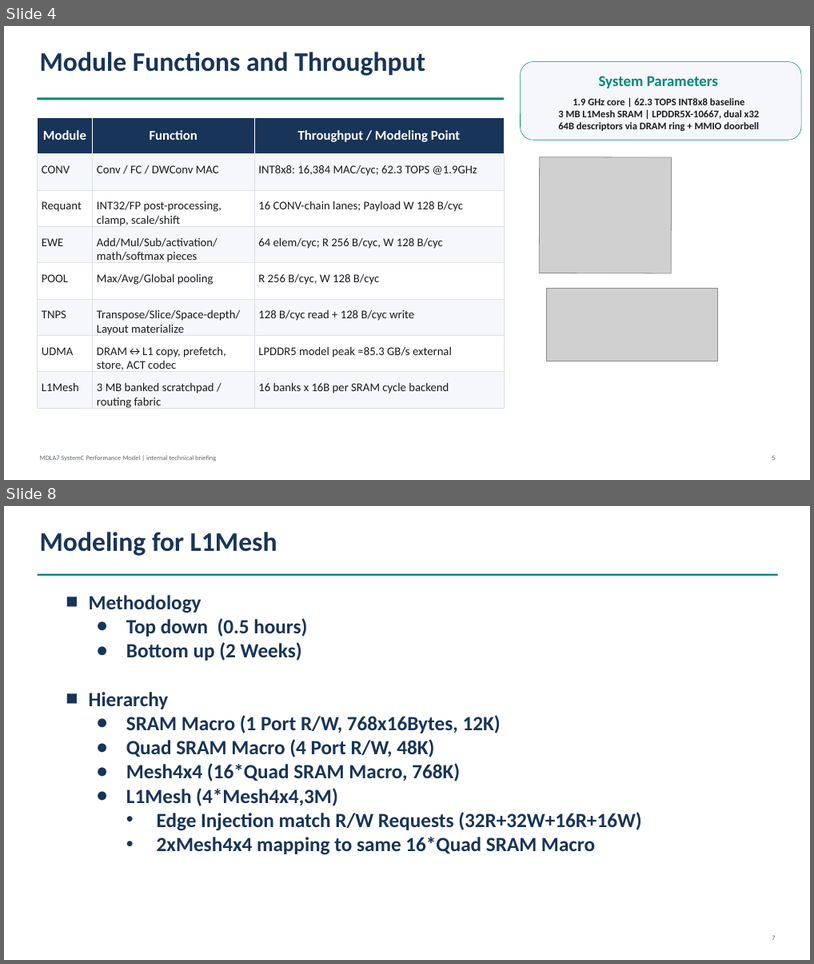
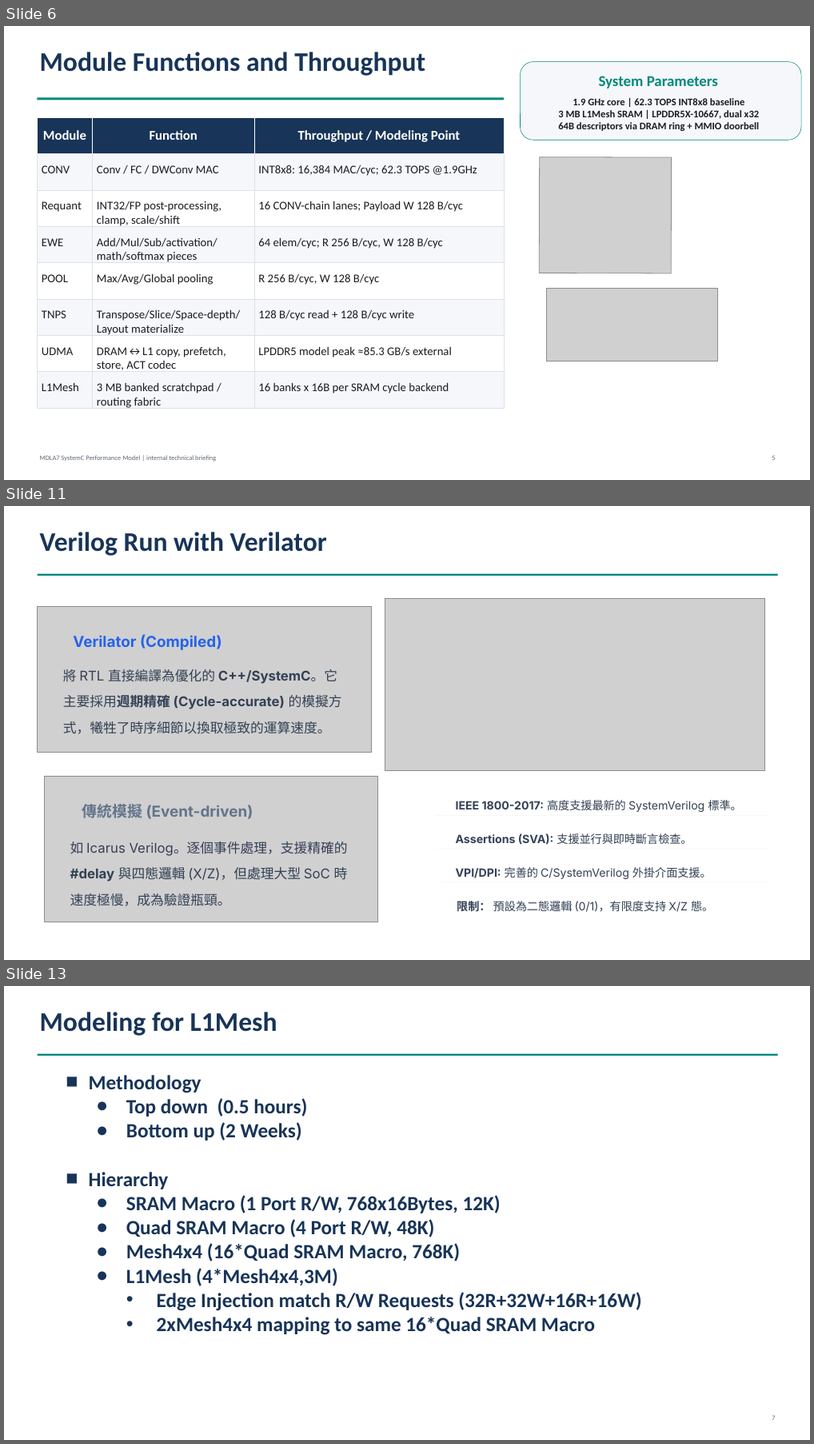
Before and after one commit to cclwylin/mdla7, a slide deck: reports/uArcSim Implementation by AI.pptx. Shown one above the other, each under a label of ours: slides 4 and 8 before the commit, slides 6, 11 and 13 after it; the slides between them are not shown. The pictures are 814x964 and 814x1444 pixels, drawn with LibreOffice and Linux fonts; fonts in the diff are those of the drawing; grey boxes stand for pictures; background and template pictures are left out. Boxes give left, top, right and bottom in pixels: in the first picture for what was removed or moved away, otherwise in the second. Text is boxed around its words. In the diff, an @@ line names an element or a change of style, - is before the commit and + after.

```diff
--- a/reports/uArcSim Implementation by AI.pptx
+++ b/reports/uArcSim Implementation by AI.pptx
@@ slide 11 added at (x1=4, y1=506, x2=810, y2=960), background #FFFFFF @@
@@ text added at (x1=40, y1=532, x2=327, y2=556), 32 pt, text #183458, bold @@
+Verilog Run with Verilator
@@ rectangle added at (x1=38, y1=574, x2=778, y2=576), fill #00897B @@
@@ picture added at (x1=385, y1=598, x2=766, y2=770) @@
@@ picture added at (x1=38, y1=607, x2=371, y2=752) @@
@@ text added at (x1=73, y1=634, x2=222, y2=650), 18 pt, text #2563EB, bold @@
+Verilator (Compiled)
@@ text added at (x1=63, y1=669, x2=342, y2=734), 16 pt, text #334155 @@
+將 RTL 直接編譯為優化的 C++/SystemC。它主要採用週期精確 (Cycle-accurate) 的模擬方式，犧牲了時序細節以換取極致的運算速度。
@@ picture added at (x1=45, y1=776, x2=378, y2=922) @@
@@ text added at (x1=82, y1=804, x2=254, y2=819), 18 pt, text #64748B, bold @@
+傳統模擬 (Event-driven)
@@ text added at (x1=70, y1=841, x2=348, y2=906), 16 pt, text #334155 @@
+如 Icarus Verilog。逐個事件處理，支援精確的 #delay 與四態邏輯 (X/Z)，但處理大型 SoC 時速度極慢，成為驗證瓶頸。
@@ group added at (x1=437, y1=800, x2=770, y2=912): 4 texts, 3 rectangles @@
+IEEE 1800-2017: 高度支援最新的 SystemVerilog 標準。
+Assertions (SVA): 支援並行與即時斷言檢查。
+VPI/DPI: 完善的 C/SystemVerilog 外掛介面支援。
+限制： 預設為二態邏輯 (0/1)，有限度支持 X/Z 態。
@@ what was slide 4 is now slide 6 @@
@@ what was slide 8 is now slide 13 @@
```
Also in this commit, not shown: 4 slides changed, 7 other slides added, 1 slide removed, 20 other files.
